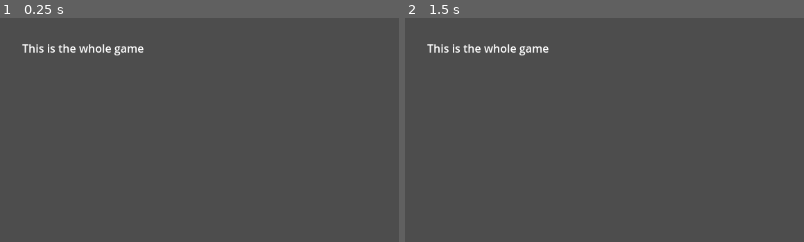
Above: before the commit, frames 1-2 (left to right).
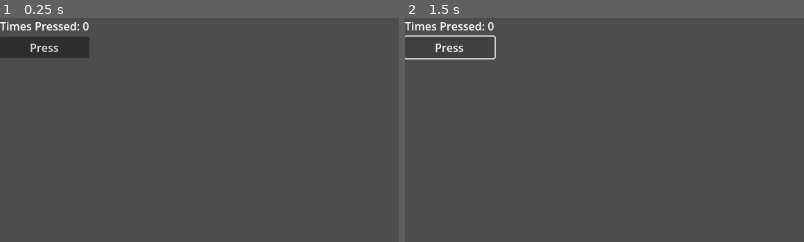
Above: after the commit, the same moments.

Repository: BenBenBenB/godot-cicd-test
Game: Godot game, scene res://scene/main.tscn
The game is run twice, just before and just after one commit, with the same random seed, the same clock (stepped at 60 frames per second) and the same inputs.
Inputs (mouse positions are % of the whole screen's width and height, from its top left):
- Up to frame 1 (0.25 s): no input
- Up to frame 2 (1.5 s): click (6, 7) at 0.5 s, where only the run after the commit has a clickable "Press"; click (6, 7) at 1.25 s, where only the run after the commit has a clickable "Press"
The pictures show only the part of the screen within x 0-50%, y 0-50%; the shares and areas given below are measured in that part.

The runs differ from the first frame. In frame 1, 2.8% of the frame differs, in the area x 0-37%, y 1-18%; in frame 2, 1.6%.
Error after the commit: Parse Error: Could not find base class "StateNode". (res://scripts/ui_states/unpressed_state.gd:2)

Commit message:
upgrade to 4.3, make test scene interactive, set up gd-plug CI/CD

Diff:
--- /dev/null
+++ b/plug.gd
@@ -0,0 +1,34 @@
+extends "res://addons/gd-plug/plug.gd"
+
+func _plugging() -> void:
+	# Declare your plugins in here with plug(src, args)
+	plug(
+		"ninstar/Godot-StateMachineNodes",
+		{
+			"include": ["addons/state_machine_nodes"],
+			"tag": "24.06.05-rev2",
+		}
+	)
+	plug(
+		"kenyoni-software/godot-addons",
+		{
+			"dev": true,
+			"include": ["addons/icon_explorer"],
+			"tag": "hide_private_properties-1.1.2",
+		}
+	)
+	plug(
+		"KoBeWi/Godot-Parallax2D-Preview",
+		{
+			"dev": true,
+			"include": ["addons/parallax2d_preview"],
+			"commit": "a19366a5e86df06adf7592703c49efb41cacdf0b",
+		}
+	)
+	plug(
+		"godot-extended-libraries/godot-debug-menu",
+		{
+			"dev": true,
+			"commit": "3211673efc9d1e41f94bbd74705eaed2d2b8bdd7"
+		}
+	)
--- a/project.godot
+++ b/project.godot
@@ -12,5 +12,9 @@
 
 config/name="cicd-test"
 run/main_scene="res://scene/main.tscn"
-config/features=PackedStringArray("4.2", "Forward Plus")
+config/features=PackedStringArray("4.3", "Forward Plus")
 config/icon="res://icon.svg"
+
+[editor_plugins]
+
+enabled=PackedStringArray("res://addons/state_machine_nodes/plugin.cfg")
--- /dev/null
+++ b/scene/main.gd
@@ -0,0 +1,10 @@
+extends Node2D
+
+# Called when the node enters the scene tree for the first time.
+func _ready():
+	pass # Replace with function body.
+
+
+# Called every frame. 'delta' is the elapsed time since the previous frame.
+func _process(delta):
+	pass
--- a/scene/main.tscn
+++ b/scene/main.tscn
@@ -1,9 +1,34 @@
-[gd_scene load_steps=2 format=3 uid="uid://bl5khtot0jsxh"]
+[gd_scene load_steps=5 format=3 uid="uid://bl5khtot0jsxh"]
 
-[ext_resource type="PackedScene" uid="uid://gax51vyt23x0" path="res://scene/ui/main_menu.tscn" id="1_7b0if"]
+[ext_resource type="Script" path="res://addons/state_machine_nodes/state_machine.gd" id="1_5vrxj"]
+[ext_resource type="Script" path="res://scene/main.gd" id="1_lxiis"]
+[ext_resource type="Script" path="res://scripts/ui_states/unpressed_state.gd" id="2_i1hco"]
+[ext_resource type="Script" path="res://scripts/ui_states/pressed_state.gd" id="3_yxom1"]
 
 [node name="Main" type="Node2D"]
+script = ExtResource("1_lxiis")
 
 [node name="UIMain" type="CanvasLayer" parent="."]
 
-[node name="MainMenu" parent="UIMain" instance=ExtResource("1_7b0if")]
+[node name="VBoxContainer" type="VBoxContainer" parent="UIMain"]
+offset_right = 40.0
+offset_bottom = 40.0
+
+[node name="Label" type="Label" parent="UIMain/VBoxContainer"]
+layout_mode = 2
+text = "Times Pressed: 0"
+
+[node name="Button" type="Button" parent="UIMain/VBoxContainer"]
+layout_mode = 2
+text = "Press"
+
+[node name="StateMachine" type="Node" parent="." node_paths=PackedStringArray("initial_state", "target_node")]
+script = ExtResource("1_5vrxj")
+initial_state = NodePath("Unpressed")
+target_node = NodePath("../UIMain/VBoxContainer/Label")
+
+[node name="Unpressed" type="Node" parent="StateMachine"]
+script = ExtResource("2_i1hco")
+
+[node name="Pressed" type="Node" parent="StateMachine"]
+script = ExtResource("3_yxom1")
--- a/scene/ui/main_menu.tscn
+++ /dev/null
@@ -1,25 +0,0 @@
-[gd_scene format=3 uid="uid://gax51vyt23x0"]
-
-[node name="MainMenu" type="Control"]
-layout_mode = 3
-anchors_preset = 15
-anchor_right = 1.0
-anchor_bottom = 1.0
-grow_horizontal = 2
-grow_vertical = 2
-
-[node name="MarginContainer" type="MarginContainer" parent="."]
-layout_mode = 0
-offset_right = 1152.0
-offset_bottom = 648.0
-theme_override_constants/margin_left = 32
-theme_override_constants/margin_top = 32
-theme_override_constants/margin_right = 32
-theme_override_constants/margin_bottom = 32
-
-[node name="VBoxContainer" type="VBoxContainer" parent="MarginContainer"]
-layout_mode = 2
-
-[node name="Title" type="Label" parent="MarginContainer/VBoxContainer"]
-layout_mode = 2
-text = "This is the whole game"
--- /dev/null
+++ b/scripts/ui_states/pressed_state.gd
@@ -0,0 +1,18 @@
+class_name PressedState
+extends StateNode
+
+@onready var main = $"../.."
+@onready var button = $"../../UIMain/VBoxContainer/Button"
+
+@onready var unpressed = $"../Unpressed"
+
+func _enter_state(_previous_state: String) -> void:
+	get_target().text = "Unpress me!"
+	button.pressed.connect(_button_pressed)
+	print(name)
+
+func _exit_state(_next_state: String) -> void:
+	button.pressed.disconnect(_button_pressed)
+
+func _button_pressed() -> void:
+	get_state_machine().change_state(unpressed.name)
--- /dev/null
+++ b/scripts/ui_states/unpressed_state.gd
@@ -0,0 +1,18 @@
+class_name UnpressedState
+extends StateNode
+
+@onready var main = $"../.."
+@onready var button = $"../../UIMain/VBoxContainer/Button"
+
+@onready var pressed = $"../Pressed"
+
+func _enter_state(_previous_state: String) -> void:
+	get_target().text = "Press me!"
+	button.pressed.connect(_button_pressed)
+	print(name)
+
+func _exit_state(_next_state: String) -> void:
+	button.pressed.disconnect(_button_pressed)
+
+func _button_pressed() -> void:
+	get_state_machine().change_state(pressed.name)
Not shown, changed: export_presets.cfg
Not shown, changed: .github/workflows/godot-ci.yml
Not shown, changed: .gitignore
